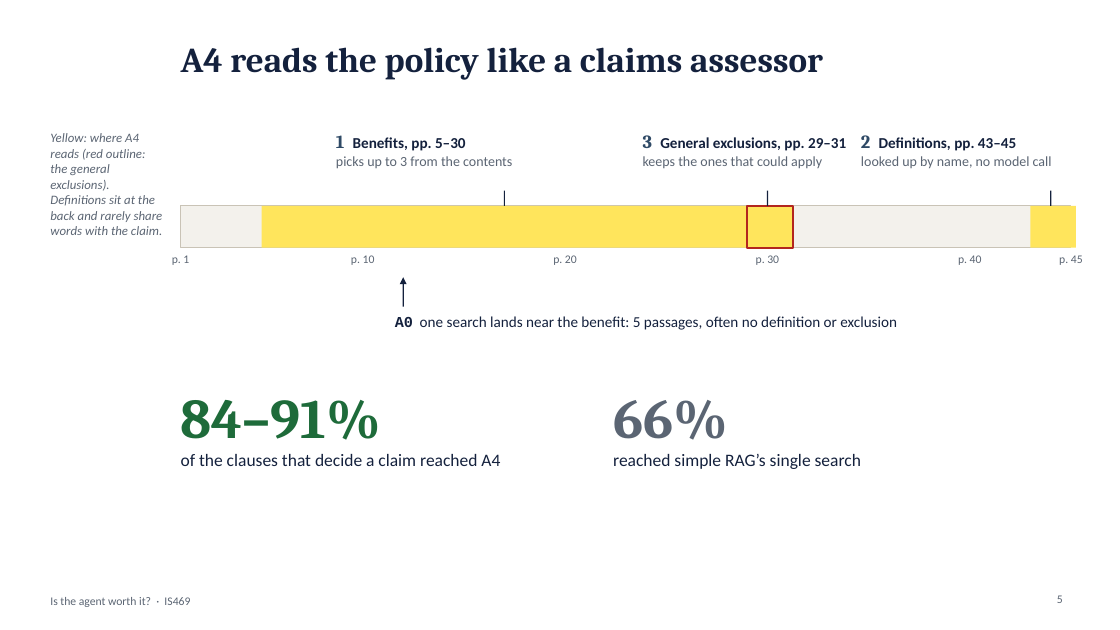
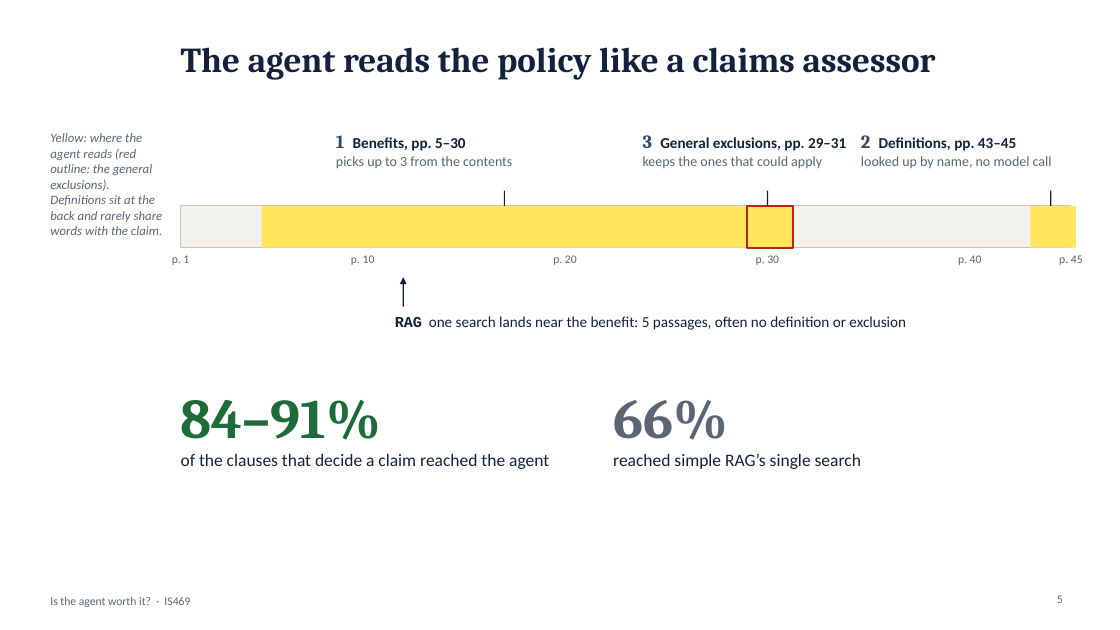
Before and after one commit to yezhan58-oss/insurance_policy_checker-rag, a slide deck: slide 5 of docs/IS469_presentation.pptx. Drawn at 1120x630 pixels with LibreOffice and Linux fonts; fonts in the diff are those of the drawing. Boxes give left, top, right and bottom in pixels: in the first picture for what was removed or moved away, otherwise in the second. Text is boxed around its words. In the diff, an @@ line names an element or a change of style, - is before the commit and + after.

Commit message:
Use setup names (Simple RAG, Workflow agent, ...) instead of codes on slides, script, demo and charts

```diff
--- a/docs/IS469_presentation.pptx
+++ b/docs/IS469_presentation.pptx
@@ title at [181,47,936,80]: text changed @@
-A4 reads the policy like a claims assessor
+The agent reads the policy like a claims assessor
@@ text at [50,133,163,235]: text changed @@
-Yellow: where A4 reads (red outline: the general exclusions). Definitions sit at the back and rarely share words with the claim.
+Yellow: where the agent reads (red outline: the general exclusions). Definitions sit at the back and rarely share words with the claim.
@@ text at [395,316,906,330]: text changed @@
-A0 one search lands near the benefit: 5 passages, often no definition or exclusion
+RAG one search lands near the benefit: 5 passages, often no definition or exclusion
@@ text at [181,454,549,469]: text changed @@
-of the clauses that decide a claim reached A4
+of the clauses that decide a claim reached the agent
```
Also in this commit, not shown: 6 other slides changed, 10 other files.
